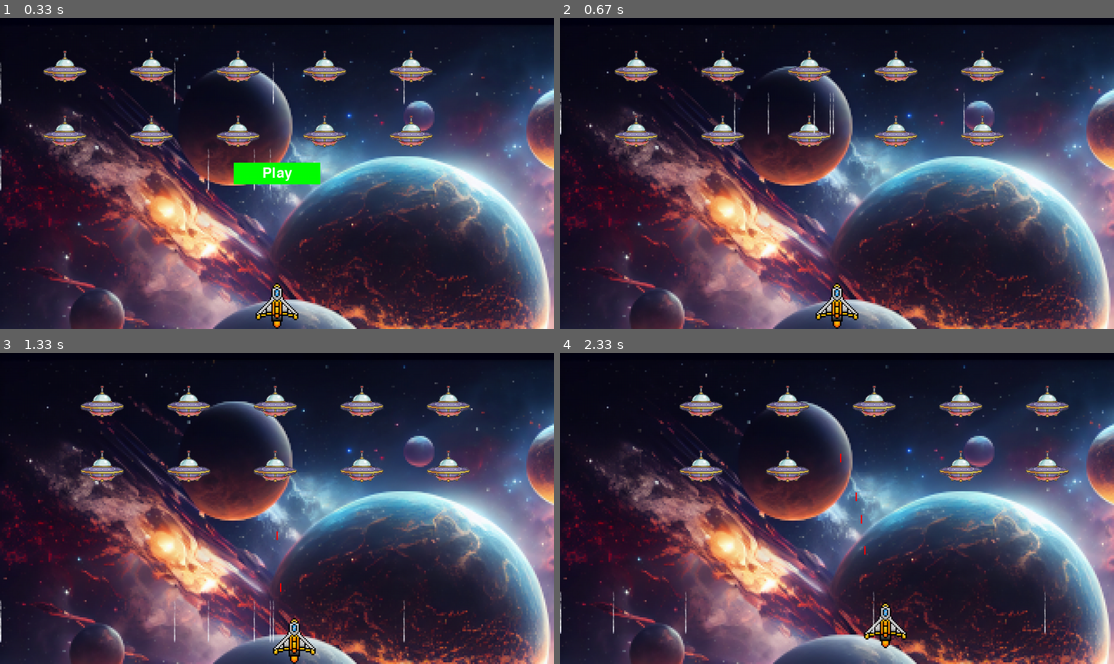
Above: before the commit, frames 1-4 (two rows, left to right).
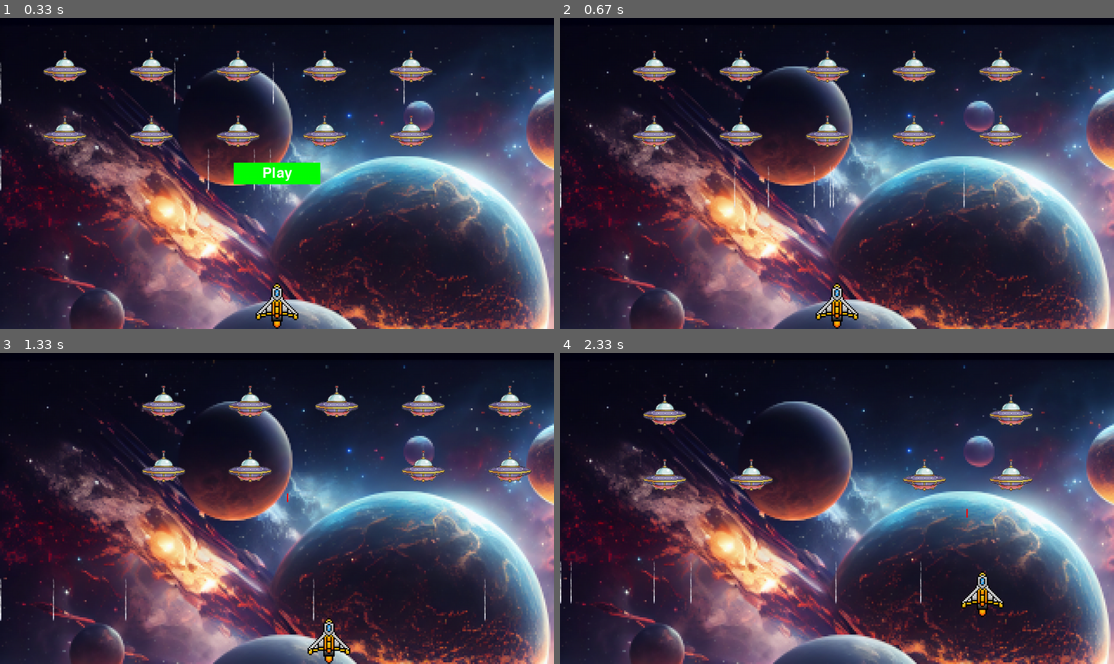
Above: after the commit, the same moments.

Repository: EgorAgafonov/Galaxian_Pygame_
Game: pygame game, started from alien_invasion.py
Two runs of this game, one before a commit and one after it. Both use one fixed random seed, a clock stepped at 60 frames per second and the inputs below.
Inputs:
- Up to frame 1 (0.33 s): no input
- Up to frame 2 (0.67 s): click "Play" at 0.38 s
- Up to frame 3 (1.33 s): tap Space at 0.67, 1.07 s; hold Right from 1 s (still down)
- Up to frame 4 (2.33 s): tap Space at 1.37, 1.57, 1.9, 2.2 s; release Right at 1.47 s; hold Up 1.5-1.8 s; hold Right 1.83-2.3 s

Frame 1 is identical in both runs. In frame 2, 6.1% of the frame differs, in the area x 0-84%, y 10-62%; in frame 3, 7.5%, in the area x 0-96%, y 10-100%; in frame 4, 6.7%.

Commit message:
Files updated

Diff:
--- a/alien_invasion.py
+++ b/alien_invasion.py
@@ -17,6 +17,7 @@
 
         pygame.init()
         pygame.display.set_caption("Alien Invasion")
+        self.clock = pygame.time.Clock()
         self.settings = Settings()
         self.screen = pygame.display.set_mode((0, 0))
         self.settings.screen_width = self.screen.get_rect().width
@@ -45,6 +46,7 @@
                 self._update_rain_drops()
 
             self._update_screen()
+            self.clock.tick(60)
 
             # KEYS EVENTS BLOCK:
 
--- a/settings.py
+++ b/settings.py
@@ -15,24 +15,24 @@
 
         # SHIP
         self.ship_limit = 3
-        self.ship_speed = 2
+        self.ship_speed = 6
 
         # ALIENS
         self.fleet_drop_speed = 20
         # self.fleet_direction = 1 - движение пришельцев вправо по оси x, -1 - движение пришельцев влево
         self.fleet_direction = 1
-        self.alien_speed = 1.5
+        self.alien_speed = 4
 
         # BULLET
         self.bullet_width = 3
         self.bullet_height = 20
         self.bullet_color = (255, 0, 0)
         self.bullets_limit = 4
-        self.bullet_speed = 5
+        self.bullet_speed = 18
 
         # RAIN DROP
         self.drop_color = (255, 0, 0)
         self.drop_width = 5
         self.drop_height = 0
         self.drop_wind = 0
-        self.drop_speed = 10
+        self.drop_speed = 20
